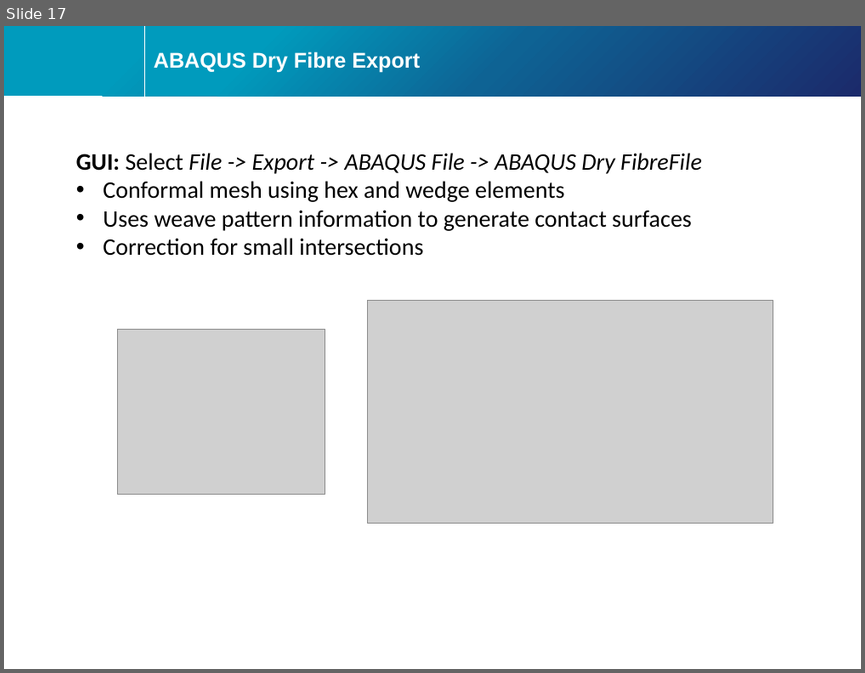
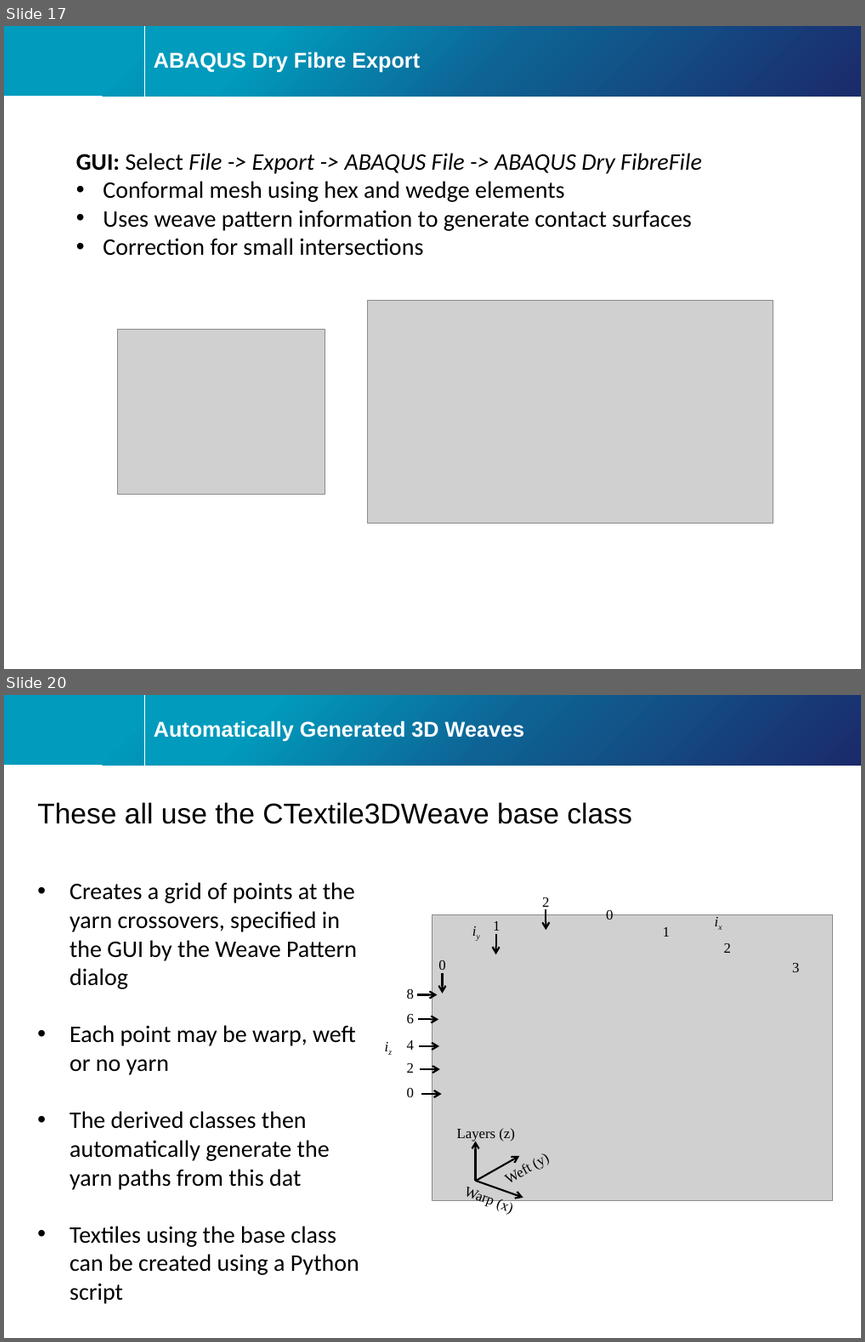
Before and after one commit to louisepb/ICMAC2018-Workshop, a slide deck: ICMAC TexGen workshop 2018.pptx. Shown one above the other, each under a label of ours: slide 17 before the commit, slides 17 and 20 after it; the slides between them are not shown. The pictures are 865x673 and 865x1342 pixels, drawn with LibreOffice and Linux fonts; fonts in the diff are those of the drawing; grey boxes stand for pictures; background and template pictures are left out. Boxes give left, top, right and bottom in pixels: in the first picture for what was removed or moved away, otherwise in the second. Text is boxed around its words. In the diff, an @@ line names an element or a change of style, - is before the commit and + after.

Commit message:
Added 3D textiles and resources

```diff
--- a/ICMAC TexGen workshop 2018.pptx
+++ b/ICMAC TexGen workshop 2018.pptx
@@ slide 20 added at <box>4,695,861,1338</box>, background #FFFFFF; not listed: 4 template elements that a slide beside it also shows @@
@@ title added at <box>154,721,524,742</box>, 18 pt, text #FFFFFF, bold @@
+Automatically Generated 3D Weaves
@@ text added at <box>37,802,632,824</box>, 24 pt, text #000000 @@
+These all use the CTextile3DWeave base class
@@ text added at <box>69,882,359,1304</box>, 20 pt, text #000000 @@
+• Creates a grid of points at the yarn crossovers, specified in the GUI by the Weave Pattern dialog
+• Each point may be warp, weft or no yarn
+• The derived classes then automatically generate the yarn paths from this dat
+• Textiles using the base class can be created using a Python script
@@ group added at <box>252,897,833,1213</box>: 18 texts, 11 arrows, 1 picture @@
+3
+ix
+0
+1
+2
+iy
+0
+1
+2
+2
+6
+4
+8
+0
+iz
+Warp (x)
+Weft (y)
+Layers (z)
```
Also in this commit, not shown: 1 slide changed, 2 other slides added, 2 other files.
